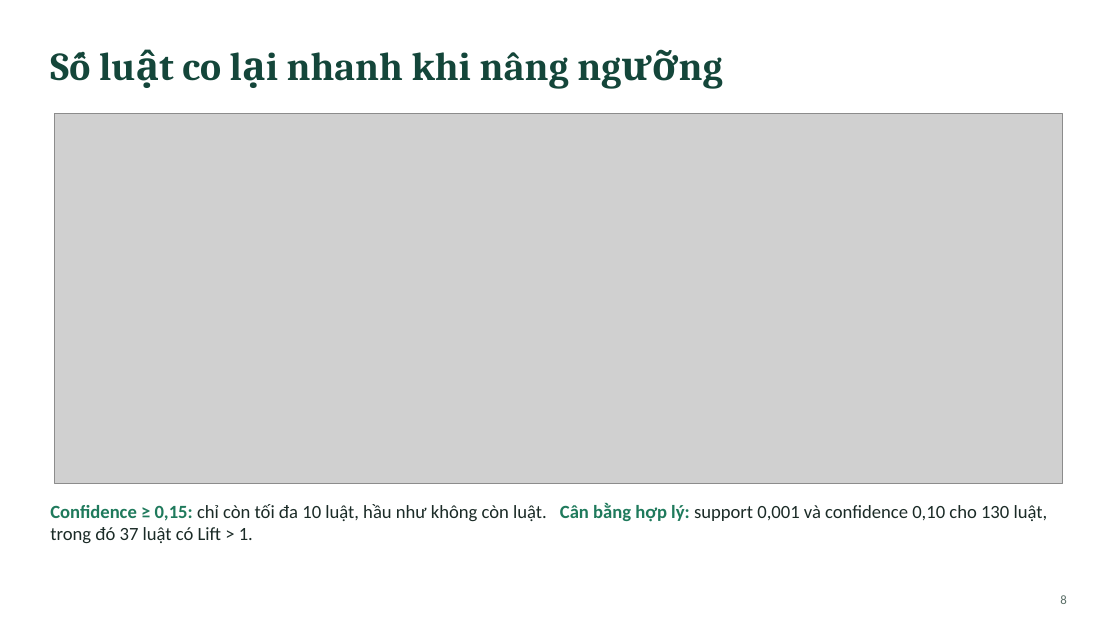
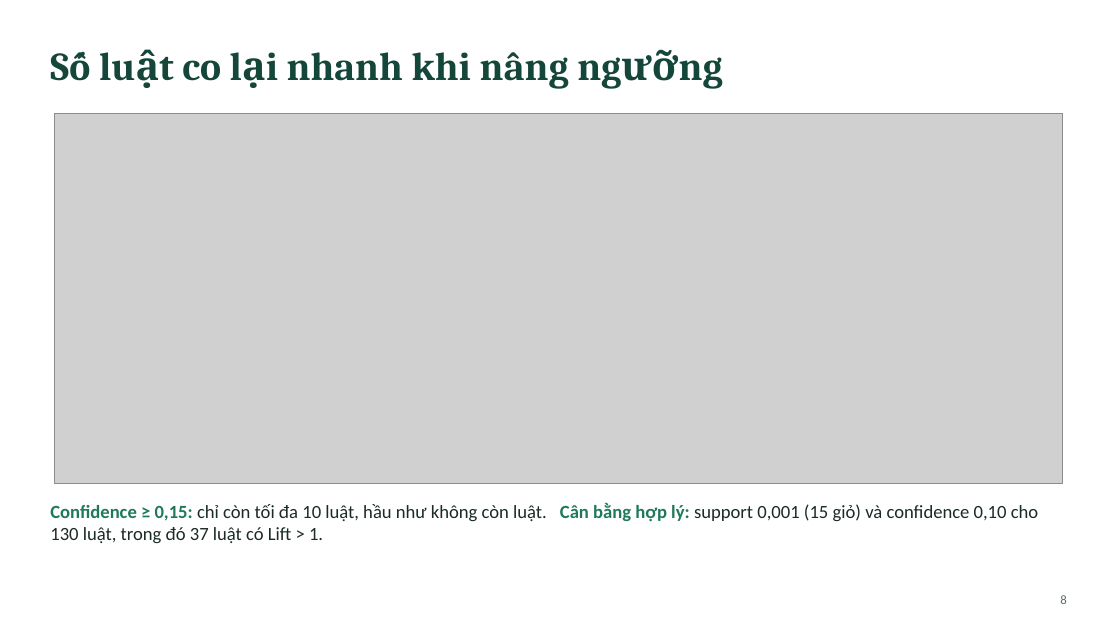
Before and after one commit to dth251/DATA-MINING-PROJECT-01, a slide deck: slide 8 of presentation/BAO_CAO_PROJECT-DATA-MINING.pptx. Drawn at 1120x630 pixels with LibreOffice and Linux fonts; fonts in the diff are those of the drawing; grey boxes stand for pictures. Boxes give left, top, right and bottom in pixels: in the first picture for what was removed or moved away, otherwise in the second. Text is boxed around its words. In the diff, an @@ line names an element or a change of style, - is before the commit and + after.

```diff
--- a/presentation/BAO_CAO_PROJECT-DATA-MINING.pptx
+++ b/presentation/BAO_CAO_PROJECT-DATA-MINING.pptx
@@ text at box(50, 503, 1038, 543): text changed @@
-Confidence ≥ 0,15: chỉ còn tối đa 10 luật, hầu như không còn luật. Cân bằng hợp lý: support 0,001 và confidence 0,10 cho 130 luật, trong đó 37 luật có Lift > 1.
+Confidence ≥ 0,15: chỉ còn tối đa 10 luật, hầu như không còn luật. Cân bằng hợp lý: support 0,001 (15 giỏ) và confidence 0,10 cho 130 luật, trong đó 37 luật có Lift > 1.
```
Also in this commit, not shown: 10 other slides changed.
